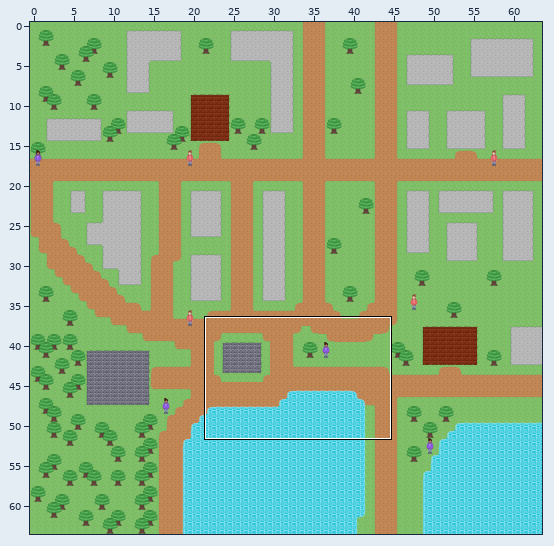
Tiled map, stored at assets/tileMap.tmx. The picture above shows the old version from afar; the outline marks the close-up.
Close-up. Before the commit:
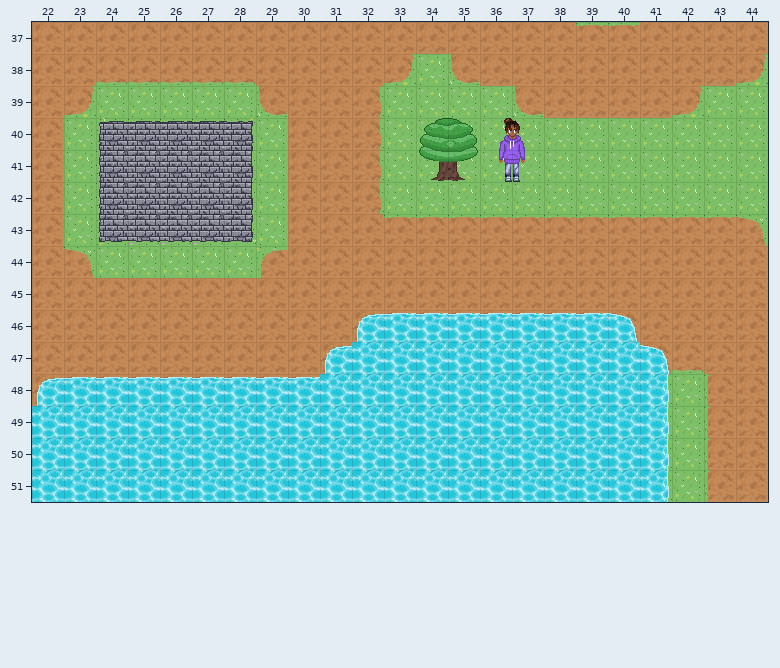
Cells are 32x32 px. Shown: x 22..44, y 37..51.
New version:
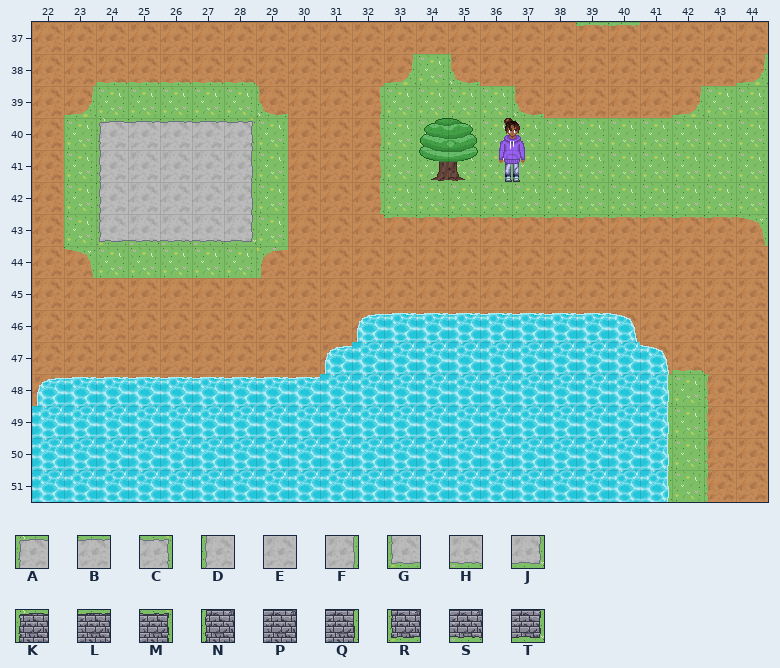
Key: from "TileSheet": A 4, B 5, C 6, D 12, E 13, F 14, G 20, H 21, J 22, K 48, L 49, M 50, N 56, P 57, Q 58, R 64, S 65, T 66.
_ is an empty cell.
Author's note on the commit: Fix: Ron Cooke sprite Fixed the sprite of Ron Cooke to fit the pattern of only interactable buildings having brick textures.
Changes in this commit:
Layer "Floor+Building Layer":
y 40: x 24..28 KLLLM -> ABBBC
y 41..42: x 24..28 NPPPQ -> DEEEF
y 43: x 24..28 RSSST -> GHHHJ
Boxes around the changes in both close-ups, in picture pixels (x1, y1, x2, y2):
changed: (99, 121, 253, 244)
